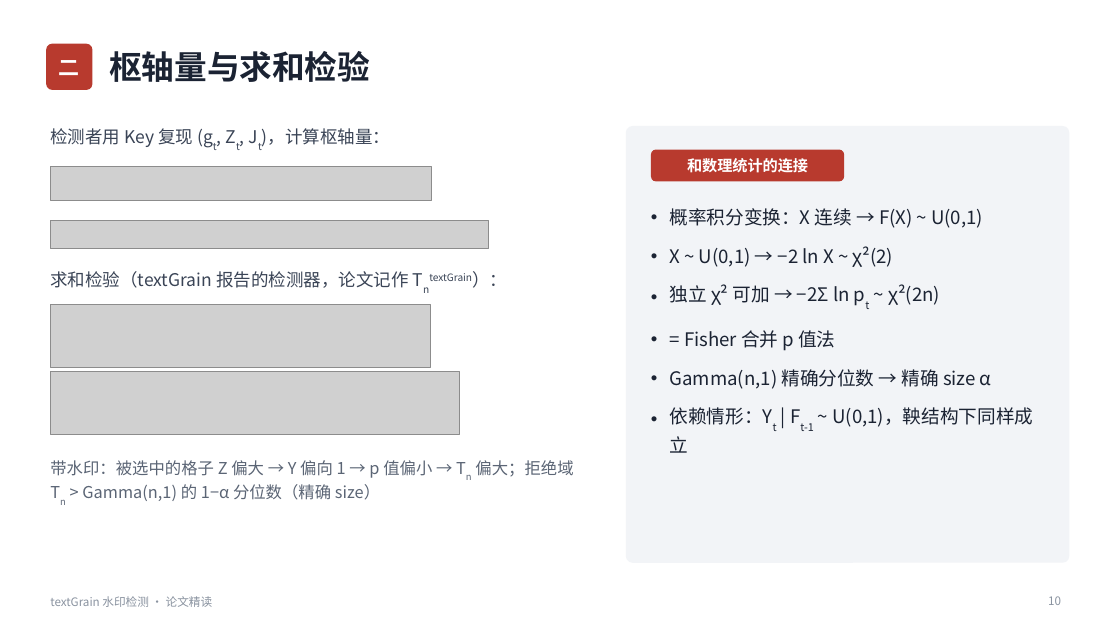
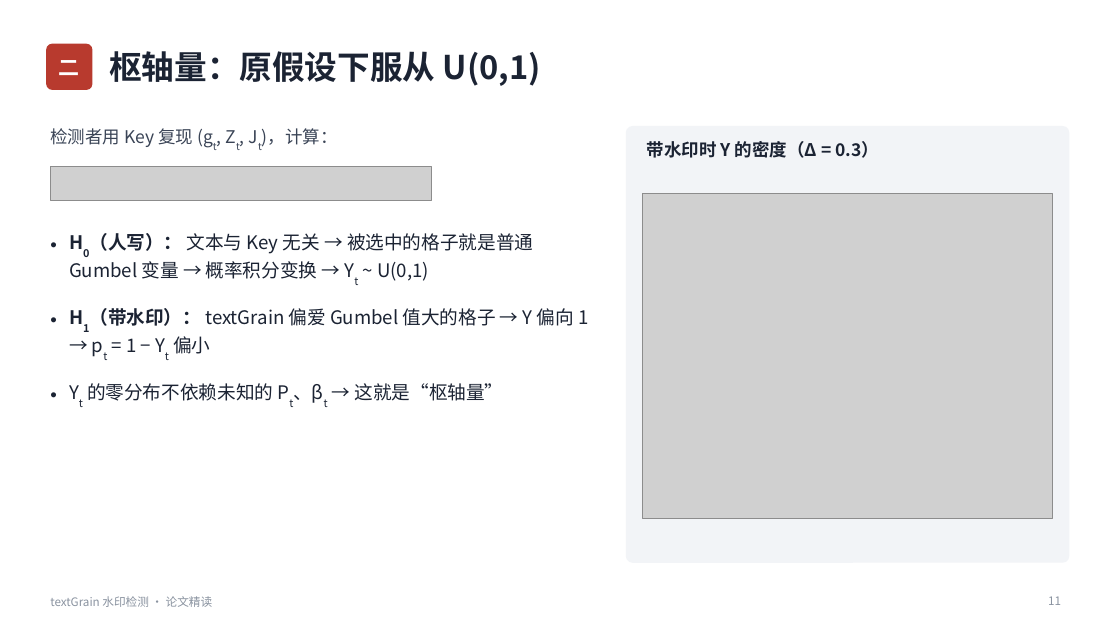
Before and after one commit to huyhoang345txt-arch/ppt, a slide deck: slide 11 of textGrain水印检测_论文精读.pptx (slide 10 before the commit). Drawn at 1120x630 pixels with LibreOffice and Linux fonts; fonts in the diff are those of the drawing; grey boxes stand for pictures. Boxes give left, top, right and bottom in pixels: in the first picture for what was removed or moved away, otherwise in the second. Text is boxed around its words. In the diff, an @@ line names an element or a change of style, - is before the commit and + after.

```diff
--- a/textGrain水印检测_论文精读.pptx
+++ b/textGrain水印检测_论文精读.pptx
@@ title at [109,51,541,86]: text changed @@
-枢轴量与求和检验
+枢轴量：原假设下服从 U(0,1)
@@ text at [50,128,338,147]: text changed @@
-检测者用 Key 复现 (gt, Zt, Jt)，计算枢轴量：
+检测者用 Key 复现 (gt, Zt, Jt)，计算：
@@ text added at [647,141,880,158], 15 pt, text #1B2333, bold @@
+带水印时 Y 的密度（Δ = 0.3）
@@ rounded rectangle removed at [651,150,844,181] @@
-和数理统计的连接
@@ picture added at [643,193,1053,518] @@
@@ text removed at [670,208,1033,453] @@
-• 概率积分变换：X 连续 → F(X) ~ U(0,1)
-• X ~ U(0,1) → −2 ln X ~ χ²(2)
-• 独立 χ² 可加 → −2Σ ln pt ~ χ²(2n)
-• = Fisher 合并 p 值法
-• Gamma(n,1) 精确分位数 → 精确 size α
-• 依赖情形：Yt | Ft-1 ~ U(0,1)，鞅结构下同样成立
@@ picture removed at [50,220,489,249] @@
@@ text added at [69,233,588,403], 16 pt, text #1B2333 @@
+• H0（人写）： 文本与 Key 无关 → 被选中的格子就是普通 Gumbel 变量 → 概率积分变换 → Yt ~ U(0,1)
+• H1（带水印）： textGrain 偏爱 Gumbel 值大的格子 → Y 偏向 1 → pt = 1 − Yt 偏小
+• Yt 的零分布不依赖未知的 Pt、βt → 这就是“枢轴量”
@@ text removed at [50,271,408,288] @@
-求和检验（textGrain 报告的检测器，论文记作 TntextGrain）：
@@ picture removed at [50,304,430,367] @@
@@ picture removed at [50,371,460,434] @@
@@ text removed at [50,460,573,501] @@
-带水印：被选中的格子 Z 偏大 → Y 偏向 1 → p 值偏小 → Tn 偏大；拒绝域 Tn > Gamma(n,1) 的 1−α 分位数（精确 size）
@@ page number at [1048,596,1061,605]: text changed @@
-10
+11
```
Also in this commit, not shown: 20 other slides changed, 8 slides added, 7 slides removed.
